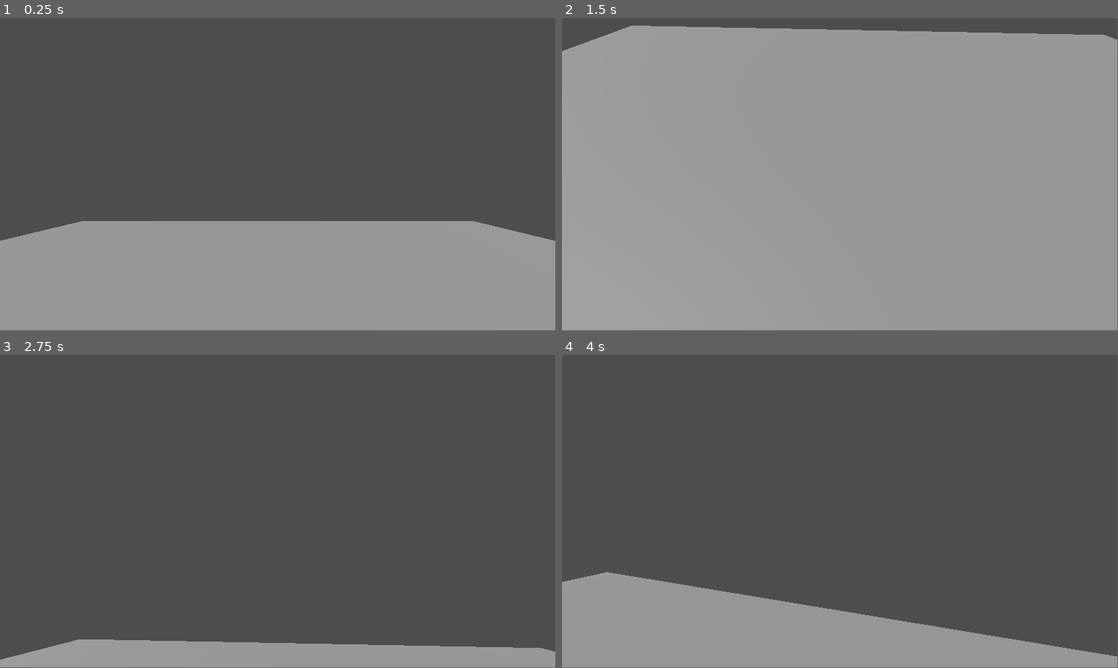
Above: before the commit, frames 1-4 (two rows, left to right).
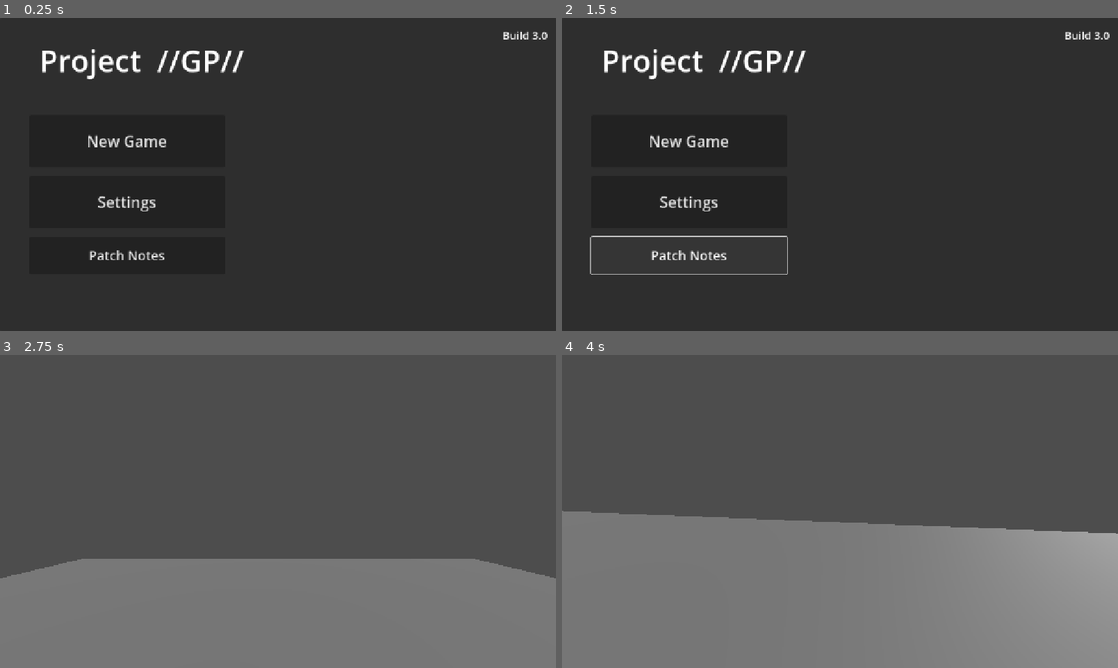
Above: after the commit, the same moments.

Repository: ryno57/PGP
Game: Godot game, scene res://Scenes/MainMenu.tscn
Same seed, same stepped clock (60 frames per second), same inputs: the game is played once before the commit and once after it. Before the commit the project starts from res://Scenes/garage.tscn.
Inputs (mouse positions are in pixels of both pictures, inside the frame that each line leads up to):
- Up to frame 1 (0.25 s): no input
- Up to frame 2 (1.5 s): click (689, 202) at 0.5 s, where only the run after the commit has a clickable "Settings"; click (689, 255) at 1.25 s, where only the run after the commit has a clickable "Patch Notes"
- Up to frame 3 (2.75 s): click (127, 477) at 2 s, where only the run after the commit has a clickable "New Game"
- Up to frame 4 (4 s): tap Enter at 2.75 s; move the mouse to (867, 508) at 2.77 s; hold Z (move_forward) from 2.78 s (still down); tap E (interact) at 2.85, 3.6 s; move the mouse to (812, 511) at 3.52 s
In our replay, the window is 799x449 before the commit and 800x450 after it. These sizes can differ from the game's own. Grey fills any space a smaller window leaves; there, only what the larger window draws over its background counts as a difference.

The runs differ from the first frame. In frame 1, 99% of the frame differs, in the area x 0-100%, y 0-100%; in frame 2, 99%; in frame 3, 34%; in frame 4, 43%.

Commit message:
Build 3.0
+ Main Menu
+ Menu pause
+ Bugs Fixs
+ résolution dynamique
// re-draw du menu de l'ordinateur

Diff:
--- a/PGP_godot/projectgp/Scenes/ComputerUI.tscn
+++ b/PGP_godot/projectgp/Scenes/ComputerUI.tscn
@@ -1,18 +1,37 @@
-[gd_scene load_steps=3 format=3 uid="uid://cgs66gq0mwhvw"]
+[gd_scene load_steps=6 format=3 uid="uid://cgs66gq0mwhvw"]
 
 [ext_resource type="Script" uid="uid://dkykjlwpr3xua" path="res://Scripts/computer_ui.gd" id="1_ixny2"]
 
 [sub_resource type="Theme" id="Theme_fvcua"]
 
+[sub_resource type="StyleBoxFlat" id="StyleBoxFlat_vhm3r"]
+bg_color = Color(0.16, 0.16, 0.16, 1)
+corner_radius_top_left = 30
+corner_radius_top_right = 30
+corner_radius_bottom_right = 30
+corner_radius_bottom_left = 30
+
+[sub_resource type="StyleBoxFlat" id="StyleBoxFlat_4g73r"]
+bg_color = Color(0.295867, 0.295866, 0.295867, 1)
+corner_radius_top_right = 15
+
+[sub_resource type="StyleBoxFlat" id="StyleBoxFlat_yv5cf"]
+bg_color = Color(0.242966, 0.242966, 0.242966, 1)
+corner_radius_top_right = 15
+
 [node name="ComputerUI" type="CanvasLayer"]
 script = ExtResource("1_ixny2")
 
 [node name="MainPanel" type="Panel" parent="."]
-offset_left = 400.0
-offset_top = 200.0
-offset_right = 800.0
-offset_bottom = 500.0
+anchors_preset = -1
+anchor_right = 1.0
+anchor_bottom = 1.0
+offset_left = 60.0
+offset_top = 60.0
+offset_right = -60.0
+offset_bottom = -60.0
 theme = SubResource("Theme_fvcua")
+theme_override_styles/panel = SubResource("StyleBoxFlat_vhm3r")
 
 [node name="Label" type="Label" parent="MainPanel"]
 layout_mode = 0
@@ -20,14 +39,20 @@
 offset_top = 40.0
 offset_right = 350.0
 offset_bottom = 80.0
+theme_override_font_sizes/font_size = 30
 text = "Bienvenue sur l’ordinateur"
 
 [node name="Button" type="Button" parent="MainPanel"]
-layout_mode = 0
-offset_left = 150.0
-offset_top = 220.0
-offset_right = 250.0
-offset_bottom = 260.0
+layout_mode = 1
+anchors_preset = -1
+anchor_right = 1.0
+anchor_bottom = 1.0
+offset_left = 1050.0
+offset_top = 20.0
+offset_right = -20.0
+offset_bottom = -530.0
+theme_override_styles/hover = SubResource("StyleBoxFlat_4g73r")
+theme_override_styles/normal = SubResource("StyleBoxFlat_yv5cf")
 text = "Fermer
 "
 
--- /dev/null
+++ b/PGP_godot/projectgp/Scenes/MainMenu.tscn
@@ -0,0 +1,71 @@
+[gd_scene load_steps=2 format=3 uid="uid://xlvp0nw0r85n"]
+
+[ext_resource type="Script" uid="uid://bnma4ny7hme31" path="res://Scripts/panel.gd" id="1_tt5f1"]
+
+[node name="MainMenu" type="CanvasLayer"]
+script = ExtResource("1_tt5f1")
+
+[node name="Panel" type="Panel" parent="."]
+anchors_preset = 15
+anchor_right = 1.0
+anchor_bottom = 1.0
+
+[node name="Titre" type="Label" parent="Panel"]
+layout_mode = 1
+anchors_preset = -1
+anchor_left = 0.5
+anchor_right = 0.5
+offset_left = -550.0
+offset_top = 50.0
+offset_right = 100.0
+offset_bottom = 23.0
+theme_override_font_sizes/font_size = 69
+text = "Project  //GP//"
+
+[node name="Version" type="Label" parent="Panel"]
+layout_mode = 1
+anchors_preset = -1
+anchor_right = 1.0
+offset_top = 20.0
+offset_right = -20.0
+offset_bottom = 23.0
+theme_override_font_sizes/font_size = 25
+text = "Build 3.0"
+horizontal_alignment = 2
+
+[node name="VBoxContainer" type="VBoxContainer" parent="Panel"]
+layout_mode = 1
+anchors_preset = -1
+anchor_left = 0.5
+anchor_top = 0.5
+anchor_right = 0.5
+anchor_bottom = 0.5
+offset_left = -573.0
+offset_top = -137.0
+offset_right = -123.0
+offset_bottom = 228.0
+theme_override_constants/separation = 20
+alignment = 1
+
+[node name="NewGame" type="Button" parent="Panel/VBoxContainer"]
+layout_mode = 2
+size_flags_vertical = 3
+theme_override_font_sizes/font_size = 35
+text = "New Game"
+
+[node name="Settings" type="Button" parent="Panel/VBoxContainer"]
+layout_mode = 2
+size_flags_vertical = 3
+theme_override_font_sizes/font_size = 35
+text = "Settings"
+
+[node name="News" type="Button" parent="Panel/VBoxContainer"]
+layout_mode = 2
+size_flags_vertical = 3
+size_flags_stretch_ratio = 0.7
+theme_override_font_sizes/font_size = 30
+text = "Patch Notes"
+
+[connection signal="pressed" from="Panel/VBoxContainer/NewGame" to="." method="_on_new_game_pressed"]
+[connection signal="pressed" from="Panel/VBoxContainer/Settings" to="." method="_on_settings_pressed"]
+[connection signal="pressed" from="Panel/VBoxContainer/News" to="." method="_on_news_pressed"]
--- /dev/null
+++ b/PGP_godot/projectgp/Scenes/PauseMenu.tscn
@@ -0,0 +1,119 @@
+[gd_scene load_steps=9 format=3 uid="uid://bacewvxursi2i"]
+
+[ext_resource type="Script" uid="uid://co2k52ity0ibv" path="res://Scripts/pause_menu.gd" id="1_lj4oq"]
+
+[sub_resource type="StyleBoxFlat" id="StyleBoxFlat_lj4oq"]
+bg_color = Color(0.325441, 0.325441, 0.325441, 1)
+border_width_left = 5
+border_width_top = 5
+border_width_right = 5
+border_width_bottom = 5
+border_color = Color(0.131379, 0.131379, 0.131379, 1)
+corner_radius_top_left = 100
+corner_radius_top_right = 10
+corner_radius_bottom_right = 100
+corner_radius_bottom_left = 10
+
+[sub_resource type="StyleBoxFlat" id="StyleBoxFlat_yxrls"]
+bg_color = Color(0.242966, 0.242966, 0.242966, 1)
+corner_radius_top_left = 50
+corner_radius_top_right = 10
+corner_radius_bottom_right = 10
+corner_radius_bottom_left = 10
+
+[sub_resource type="StyleBoxFlat" id="StyleBoxFlat_qwhev"]
+bg_color = Color(0.16, 0.16, 0.16, 1)
+corner_radius_top_left = 50
+corner_radius_top_right = 10
+corner_radius_bottom_right = 10
+corner_radius_bottom_left = 10
+
+[sub_resource type="StyleBoxFlat" id="StyleBoxFlat_siy43"]
+bg_color = Color(0.242966, 0.242966, 0.242966, 1)
+corner_radius_top_left = 10
+corner_radius_top_right = 10
+corner_radius_bottom_right = 10
+corner_radius_bottom_left = 10
+
+[sub_resource type="StyleBoxFlat" id="StyleBoxFlat_5w4ur"]
+bg_color = Color(0.16, 0.16, 0.16, 1)
+corner_radius_top_left = 10
+corner_radius_top_right = 10
+corner_radius_bottom_right = 10
+corner_radius_bottom_left = 10
+
+[sub_resource type="StyleBoxFlat" id="StyleBoxFlat_gqxqw"]
+bg_color = Color(0.242966, 0.242966, 0.242966, 1)
+corner_radius_top_left = 10
+corner_radius_top_right = 10
+corner_radius_bottom_right = 50
+corner_radius_bottom_left = 10
+
+[sub_resource type="StyleBoxFlat" id="StyleBoxFlat_ey1tb"]
+bg_color = Color(0.16, 0.16, 0.16, 1)
+corner_radius_top_left = 10
+corner_radius_top_right = 10
+corner_radius_bottom_right = 50
+corner_radius_bottom_left = 10
+
+[node name="PauseMenu" type="CanvasLayer"]
+script = ExtResource("1_lj4oq")
+
+[node name="Panel" type="Panel" parent="."]
+anchors_preset = -1
+anchor_right = 1.0
+anchor_bottom = 1.0
+offset_left = 375.0
+offset_top = 50.0
+offset_right = -375.0
+offset_bottom = -50.0
+grow_horizontal = 2
+grow_vertical = 2
+theme_override_styles/panel = SubResource("StyleBoxFlat_lj4oq")
+
+[node name="VBoxContainer" type="VBoxContainer" parent="Panel"]
+layout_mode = 1
+anchors_preset = -1
+anchor_right = 1.0
+anchor_bottom = 1.0
+offset_left = 80.0
+offset_top = 80.0
+offset_right = -80.0
+offset_bottom = -80.0
+grow_horizontal = 2
+grow_vertical = 2
+theme_override_constants/separation = 40
+
+[node name="Continue" type="Button" parent="Panel/VBoxContainer"]
+layout_mode = 2
+size_flags_vertical = 3
+theme_override_font_sizes/font_size = 30
+theme_override_styles/hover = SubResource("StyleBoxFlat_yxrls")
+theme_override_styles/normal = SubResource("StyleBoxFlat_qwhev")
+action_mode = 0
+text = "Resume
+"
+
+[node name="BTMain" type="Button" parent="Panel/VBoxContainer"]
+layout_mode = 2
+size_flags_vertical = 3
+theme_override_font_sizes/font_size = 30
+theme_override_styles/hover = SubResource("StyleBoxFlat_siy43")
+theme_override_styles/normal = SubResource("StyleBoxFlat_5w4ur")
+action_mode = 0
+text = "Back to main menu
+"
+
+[node name="Leave" type="Button" parent="Panel/VBoxContainer"]
+layout_mode = 2
+size_flags_vertical = 3
+theme_override_font_sizes/font_size = 30
+theme_override_styles/hover = SubResource("StyleBoxFlat_gqxqw")
+theme_override_styles/normal = SubResource("StyleBoxFlat_ey1tb")
+action_mode = 0
+text = "Leave the game
+"
+
+[connection signal="pressed" from="Panel/VBoxContainer/Continue" to="." method="_on_continue_pressed"]
+[connection signal="pressed" from="Panel/VBoxContainer/BTMain" to="." method="_on_bt_main_pressed"]
+[connection signal="pressed" from="Panel/VBoxContainer/Leave" to="." method="_on_leave_pressed"]
--- a/PGP_godot/projectgp/Scenes/garage.tscn
+++ b/PGP_godot/projectgp/Scenes/garage.tscn
@@ -1,8 +1,9 @@
-[gd_scene load_steps=5 format=3 uid="uid://bdtgkvw1k0phb"]
+[gd_scene load_steps=6 format=3 uid="uid://bdtgkvw1k0phb"]
 
 [ext_resource type="PackedScene" uid="uid://cqqy4huhq851r" path="res://Scenes/player.tscn" id="1_rao6x"]
 [ext_resource type="PackedScene" uid="uid://65imluhs6mkj" path="res://Scenes/computer.tscn" id="2_r13b6"]
 [ext_resource type="PackedScene" uid="uid://cgs66gq0mwhvw" path="res://Scenes/ComputerUI.tscn" id="3_mjmn4"]
+[ext_resource type="PackedScene" uid="uid://bacewvxursi2i" path="res://Scenes/PauseMenu.tscn" id="4_jc3d8"]
 
 [sub_resource type="BoxMesh" id="BoxMesh_1y551"]
 size = Vector3(20, 0.2, 20)
@@ -19,8 +20,12 @@
 transform = Transform3D(1, 0, 0, 0, 1, 0, 0, 0, 1, 2, 0.6, 2)
 
 [node name="SunLight" type="DirectionalLight3D" parent="."]
-transform = Transform3D(0.866025, -0.353553, 0.353553, 0, 0.707107, 0.707107, -0.5, -0.612372, 0.612372, 0, 0, 0)
-light_energy = 1.5
+transform = Transform3D(0.866025, -0.231648, 0.443102, 0, 0.886203, 0.463296, -0.5, -0.401226, 0.767475, 0, 0, 0)
+light_energy = 1.348
 shadow_enabled = true
+shadow_normal_bias = 8.619
+shadow_blur = 0.985
 
 [node name="ComputerUI" parent="." instance=ExtResource("3_mjmn4")]
+
+[node name="PauseMenu" parent="." instance=ExtResource("4_jc3d8")]
--- a/PGP_godot/projectgp/Scripts/computer.gd
+++ b/PGP_godot/projectgp/Scripts/computer.gd
@@ -2,5 +2,8 @@
 
 func on_interact():
 	var ui = get_tree().get_root().get_node("GarageRoot/ComputerUI")
+	if get_tree().paused:
+		return
+
 	if ui:
 		ui.show_ui()
--- a/PGP_godot/projectgp/Scripts/computer_ui.gd
+++ b/PGP_godot/projectgp/Scripts/computer_ui.gd
@@ -15,3 +15,6 @@
 
 func _on_button_pressed():
 	hide_ui()
+
+func is_open() -> bool:
+	return visible
--- /dev/null
+++ b/PGP_godot/projectgp/Scripts/panel.gd
@@ -0,0 +1,10 @@
+extends CanvasLayer
+
+func _on_new_game_pressed():
+	get_tree().change_scene_to_file("res://Scenes/garage.tscn")
+
+func _on_settings_pressed():
+	print("Options à venir...")
+
+func _on_news_pressed():
+	print("Patch notes à venir...")
--- /dev/null
+++ b/PGP_godot/projectgp/Scripts/pause_menu.gd
@@ -0,0 +1,36 @@
+extends CanvasLayer
+
+var is_pause_open := false
+
+func _ready():
+	visible = false
+	process_mode = Node.PROCESS_MODE_ALWAYS
+
+
+func show_menu():
+	is_pause_open = true
+	visible = true
+	get_tree().paused = true
+	Input.set_mouse_mode(Input.MOUSE_MODE_VISIBLE)
+
+func hide_menu():
+	is_pause_open = false
+	visible = false
+	get_tree().paused = false
+
+	var computer_ui = get_tree().get_root().get_node("GarageRoot/ComputerUI")
+	if computer_ui and computer_ui.is_open():
+		Input.set_mouse_mode(Input.MOUSE_MODE_VISIBLE)
+	else:
+		Input.set_mouse_mode(Input.MOUSE_MODE_CAPTURED)
+
+
+func _on_continue_pressed():
+	hide_menu()
+
+func _on_bt_main_pressed():
+	get_tree().paused = false
+	get_tree().change_scene_to_file("res://Scenes/MainMenu.tscn")
+
+func _on_leave_pressed():
+	get_tree().quit()
--- a/PGP_godot/projectgp/Scripts/player.gd
+++ b/PGP_godot/projectgp/Scripts/player.gd
@@ -12,9 +12,11 @@
 
 func _ready():
 	Input.set_mouse_mode(Input.MOUSE_MODE_CAPTURED)
+	process_mode = Node.PROCESS_MODE_ALWAYS
+
 
 func _unhandled_input(event):
-	if ui_open:
+	if ui_open or get_tree().paused:
 		return
 
 	if event is InputEventMouseMotion:
@@ -23,8 +25,22 @@
 		camera.rotation_degrees.x -= event.relative.y * mouse_sensitivity
 		camera.rotation_degrees.x = clamp(camera.rotation_degrees.x, -80, 80)
 
+func _input(event):
+	if event is InputEventKey and event.pressed and event.keycode == KEY_ESCAPE:
+		var pause_menu = get_tree().get_root().get_node("GarageRoot/PauseMenu")
+		if pause_menu:
+			if pause_menu.is_pause_open:
+				pause_menu.hide_menu()
+			else:
+				pause_menu.show_menu()
+
+	if ui_open or get_tree().paused:
+		return
+
+
+
 func _physics_process(_delta):
-	if ui_open:
+	if ui_open or get_tree().paused:
 		return
 
 	var input_dir = Vector3.ZERO
--- a/PGP_godot/projectgp/project.godot
+++ b/PGP_godot/projectgp/project.godot
@@ -11,9 +11,16 @@
 [application]
 
 config/name="ProjectGP"
-run/main_scene="uid://bdtgkvw1k0phb"
+run/main_scene="uid://xlvp0nw0r85n"
 config/features=PackedStringArray("4.4", "Forward Plus")
 config/icon="res://icon.svg"
+
+[display]
+
+window/size/viewport_width=1280
+window/size/viewport_height=720
+window/stretch/mode="canvas_items"
+window/vsync/vsync_mode=0
 
 [input]
 
@@ -42,3 +49,8 @@
 "events": [Object(InputEventKey,"resource_local_to_scene":false,"resource_name":"","device":-1,"window_id":0,"alt_press …(192 unchanged characters)…
 ]
 }
+pause_toggle={
+"deadzone": 0.2,
+"events": [Object(InputEventKey,"resource_local_to_scene":false,"resource_name":"","device":0,"window_id":0,"alt_pressed":false,"shift_pressed":false,"ctrl_pressed":false,"meta_pressed":false,"pressed":false,"keycode":0,"physical_keycode":0,"key_label":4194305,"unicode":0,"location":0,"echo":false,"script":null)
+]
+}
Not shown, added: PGP_godot/projectgp/Scripts/panel.gd.uid
Not shown, added: PGP_godot/projectgp/Scripts/pause_menu.gd.uid
